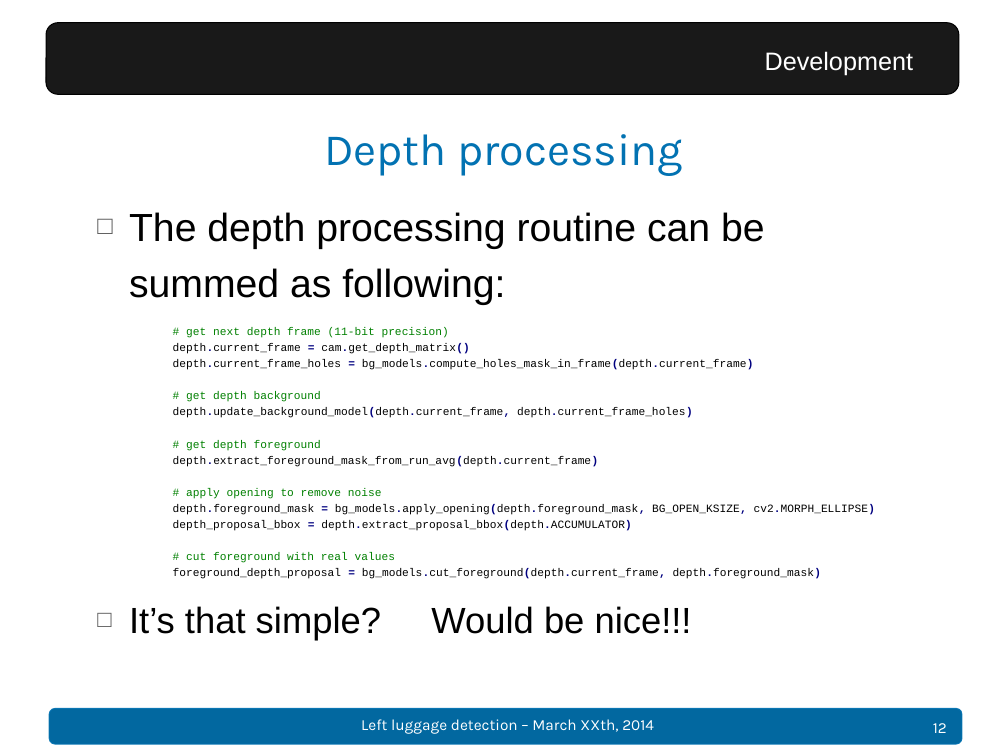
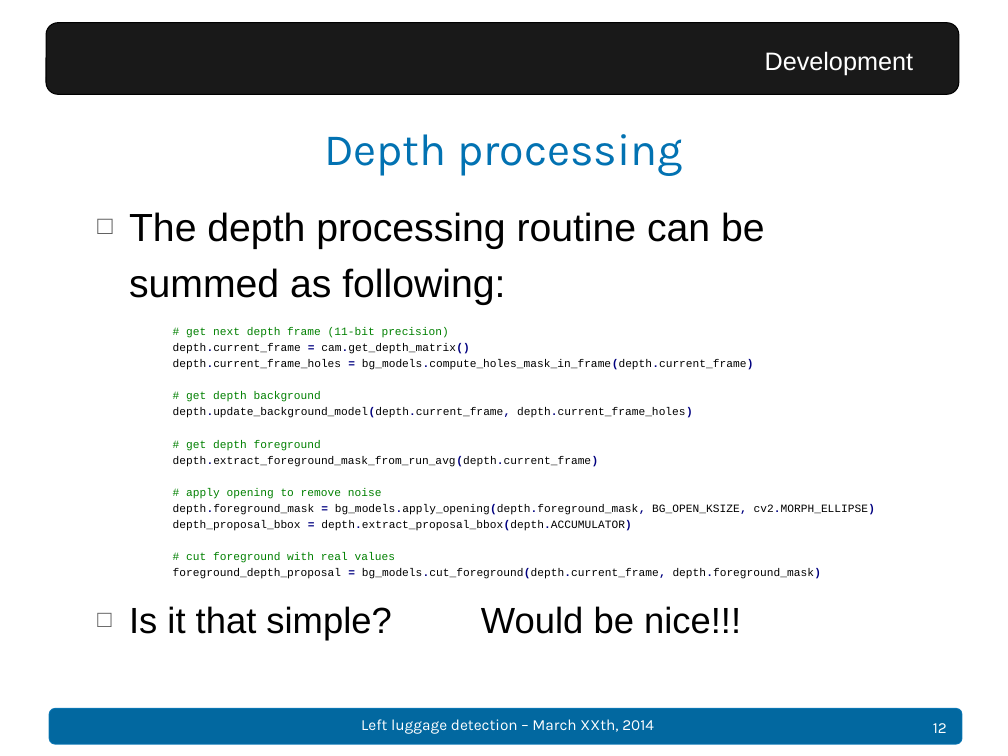
Before and after one commit to Dining-Engineers/left-luggage-detection, a slide deck: slide 12 of docs/Presentation - Left luggage detection.pptx. Drawn at 1008x756 pixels with LibreOffice and Linux fonts; fonts in the diff are those of the drawing; background and template pictures are left out. Boxes give left, top, right and bottom in pixels: in the first picture for what was removed or moved away, otherwise in the second. Text is boxed around its words. In the diff, an @@ line names an element or a change of style, - is before the commit and + after.

```diff
--- a/docs/Presentation - Left luggage detection.pptx
+++ b/docs/Presentation - Left luggage detection.pptx
@@ text at [129, 606, 741, 641]: text changed @@
-□ It’s that simple? Would be nice!!!
+□ Is it that simple? Would be nice!!!
```
Also in this commit, not shown: 2 other slides changed, 2 slides added.
